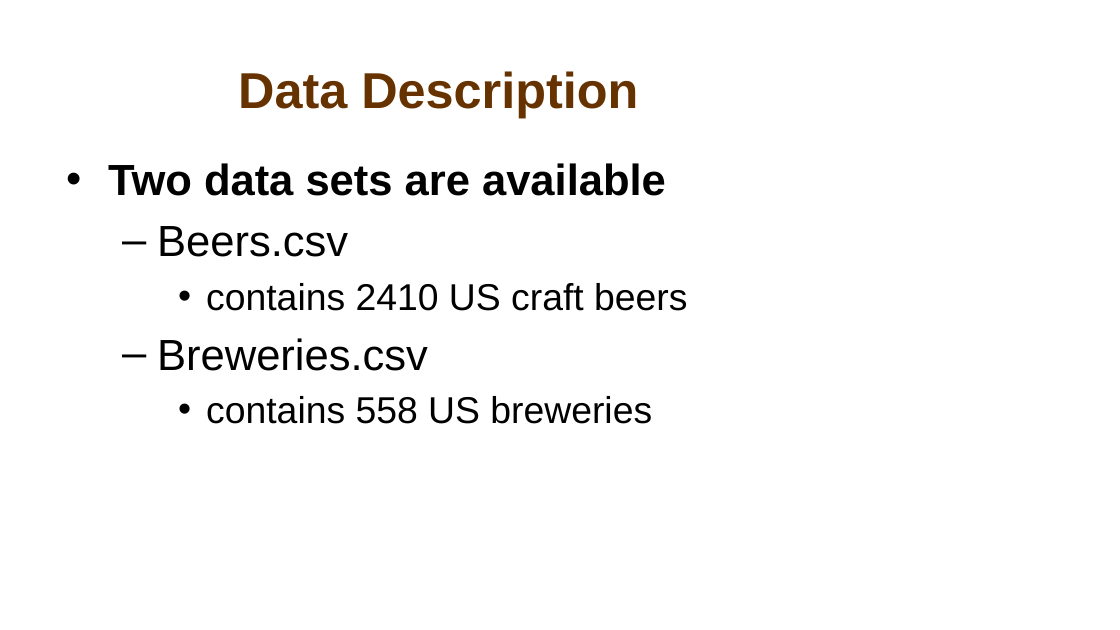
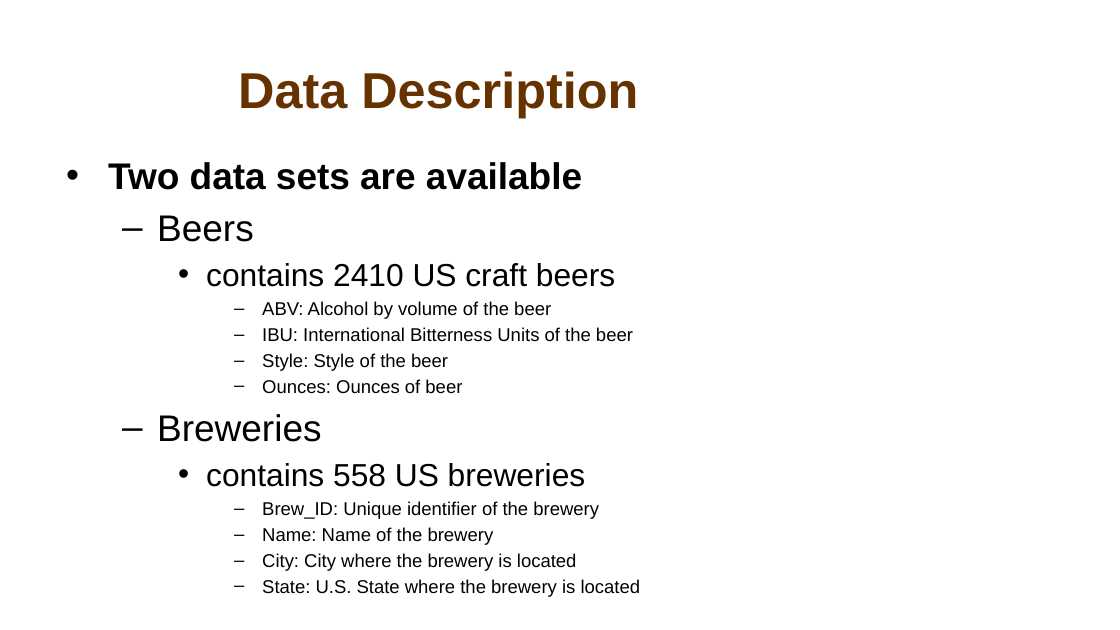
Before and after one commit to atiakor0/Beer_Study, a slide deck: slide 3 of Beer Study.pptx (slide 4 before the commit). Drawn at 1120x630 pixels with LibreOffice and Linux fonts; fonts in the diff are those of the drawing; background and template pictures are left out. Boxes give left, top, right and bottom in pixels: in the first picture for what was removed or moved away, otherwise in the second. Text is boxed around its words. In the diff, an @@ line names an element or a change of style, - is before the commit and + after.

Commit message:
update

```diff
--- a/Beer Study.pptx
+++ b/Beer Study.pptx
@@ text at (x1=108, y1=162, x2=615, y2=487): size 28 to 23.8 pt in "Two data sets are available"; size 24 to 20.4 pt in "contains 2410 US craft beers", "contains 558 US breweries" @@
@@ text at (x1=157, y1=215, x2=254, y2=242): text changed; size 28 to 23.8 pt @@
-  – Beers.csv
+  – Beers
@@ text at (x1=157, y1=301, x2=633, y2=442): text changed; size 28 to 11.9 pt @@
-  – Breweries.csv
+      – ABV: Alcohol by volume of the beer
+      – IBU: International Bitterness Units of the beer
+      – Style: Style of the beer
+      – Ounces: Ounces of beer
+  – Breweries
@@ text at (x1=262, y1=501, x2=641, y2=597): paragraphs added @@
+      – Brew_ID: Unique identifier of the brewery
+      – Name: Name of the brewery
+      – City: City where the brewery is located
+      – State: U.S. State where the brewery is located
```
Also in this commit, not shown: 5 other slides changed, 1 slide added, 6 slides removed.
